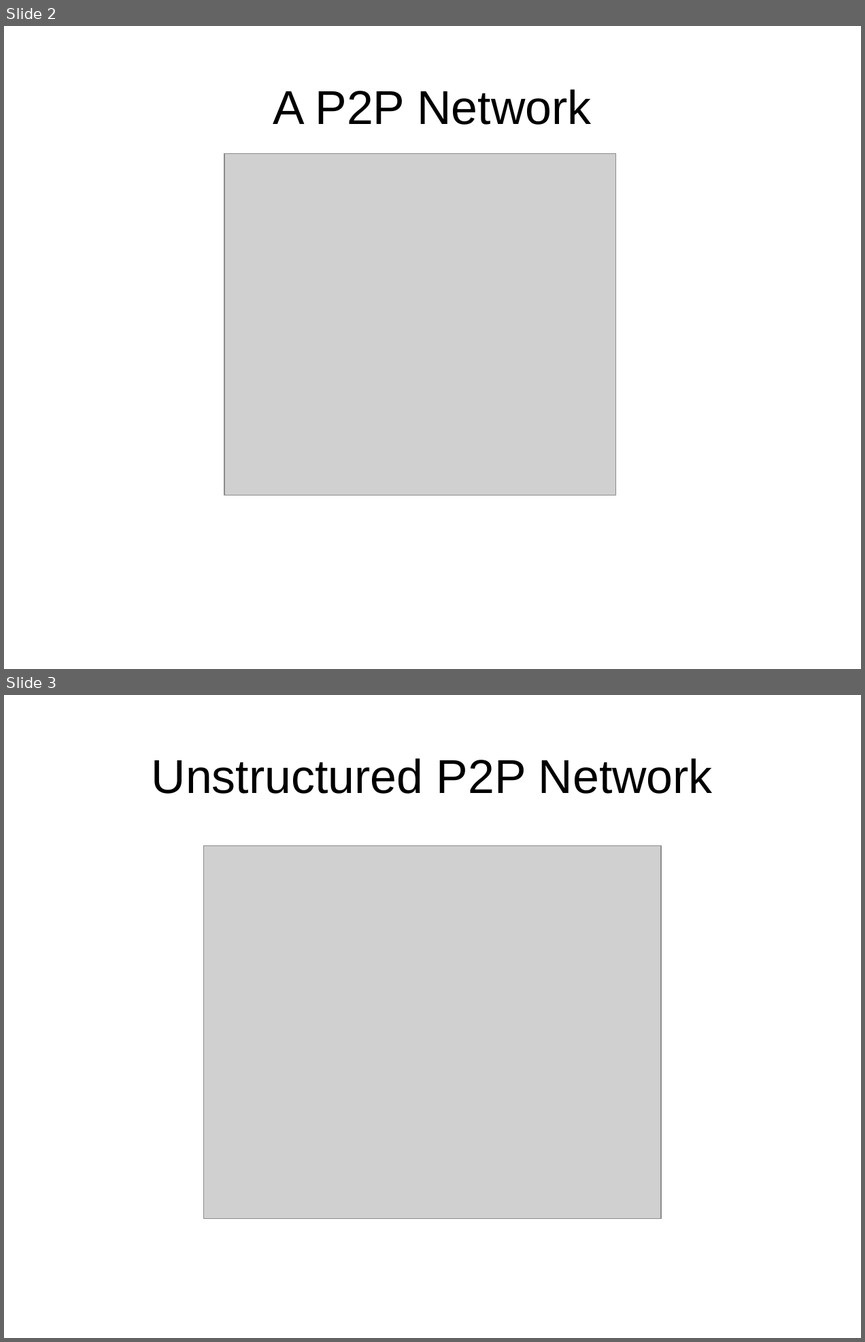
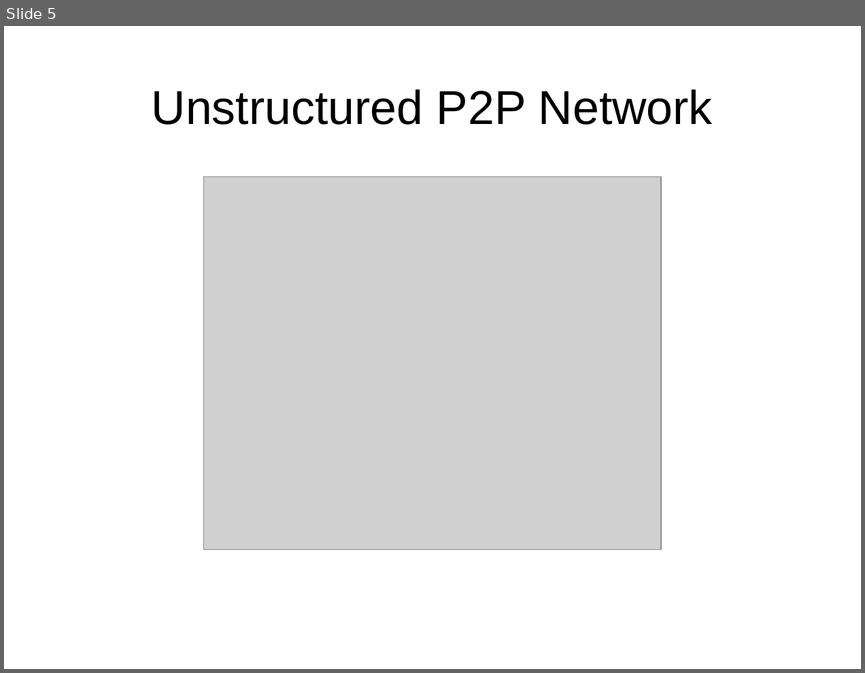
Before and after one commit to 8bitgeek/hive, a slide deck: slides/hive-p2p.odp. Shown one above the other, each under a label of ours: slides 2 and 3 before the commit, slide 5 after it. The pictures are 865x1342 and 865x673 pixels, drawn with LibreOffice and Linux fonts; fonts in the diff are those of the drawing; grey boxes stand for pictures; background and template pictures are left out. Boxes give left, top, right and bottom in pixels: in the first picture for what was removed or moved away, otherwise in the second. Text is boxed around its words. In the diff, an @@ line names an element or a change of style, - is before the commit and + after.

```diff
--- a/slides/hive-p2p.odp
+++ b/slides/hive-p2p.odp
@@ slide 2 removed at (4,26,861,669), background #FFFFFF @@
@@ title removed at (273,89,592,125) @@
-A P2P Network
@@ picture removed at (224,154,616,495) @@
@@ what was slide 3 is now slide 5 @@
```
Also in this commit, not shown: 1 slide changed, 5 slides added, 4 other files.
